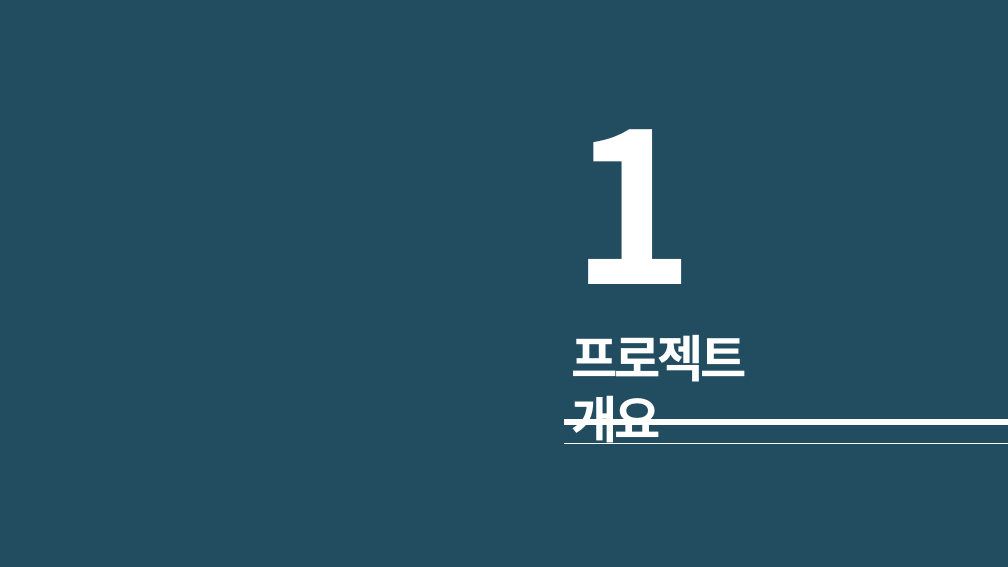
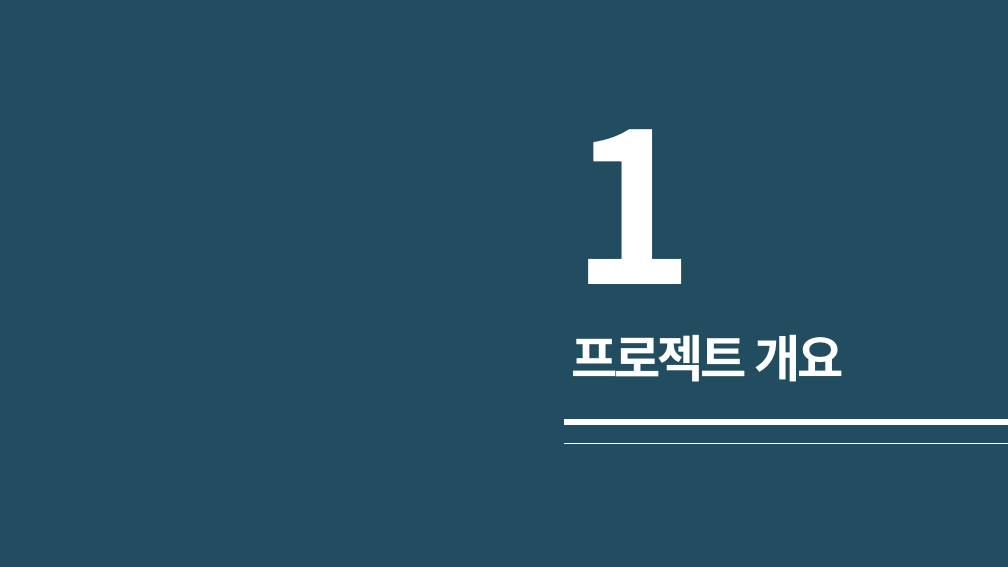
Before and after one commit to JeongYoonBaek/A11_BCS, a slide deck: slide 3 of 최종PPT/(C언어)A11_4조_BCS 최종발표.pptx. Drawn at 1008x567 pixels with LibreOffice and Linux fonts; fonts in the diff are those of the drawing. Boxes give left, top, right and bottom in pixels: in the first picture for what was removed or moved away, otherwise in the second. Text is boxed around its words. In the diff, an @@ line names an element or a change of style, - is before the commit and + after.

```diff
--- a/최종PPT/(C언어)A11_4조_BCS 최종발표.pptx
+++ b/최종PPT/(C언어)A11_4조_BCS 최종발표.pptx
@@ text "프로젝트 개요" rewrapped from [571, 335, 747, 444] to [571, 334, 845, 382] @@
```
Also in this commit, not shown: 13 other slides changed.
